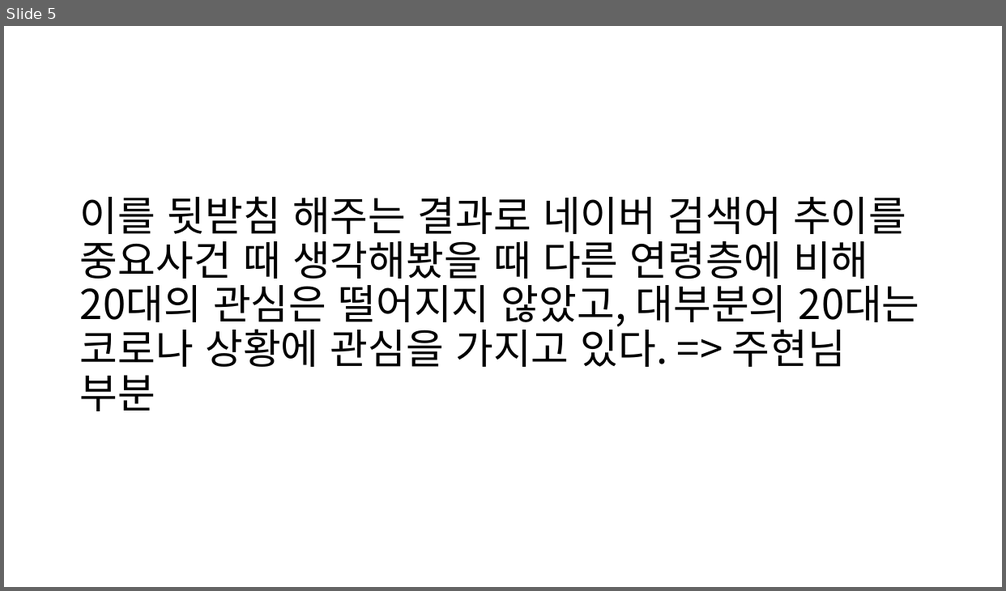
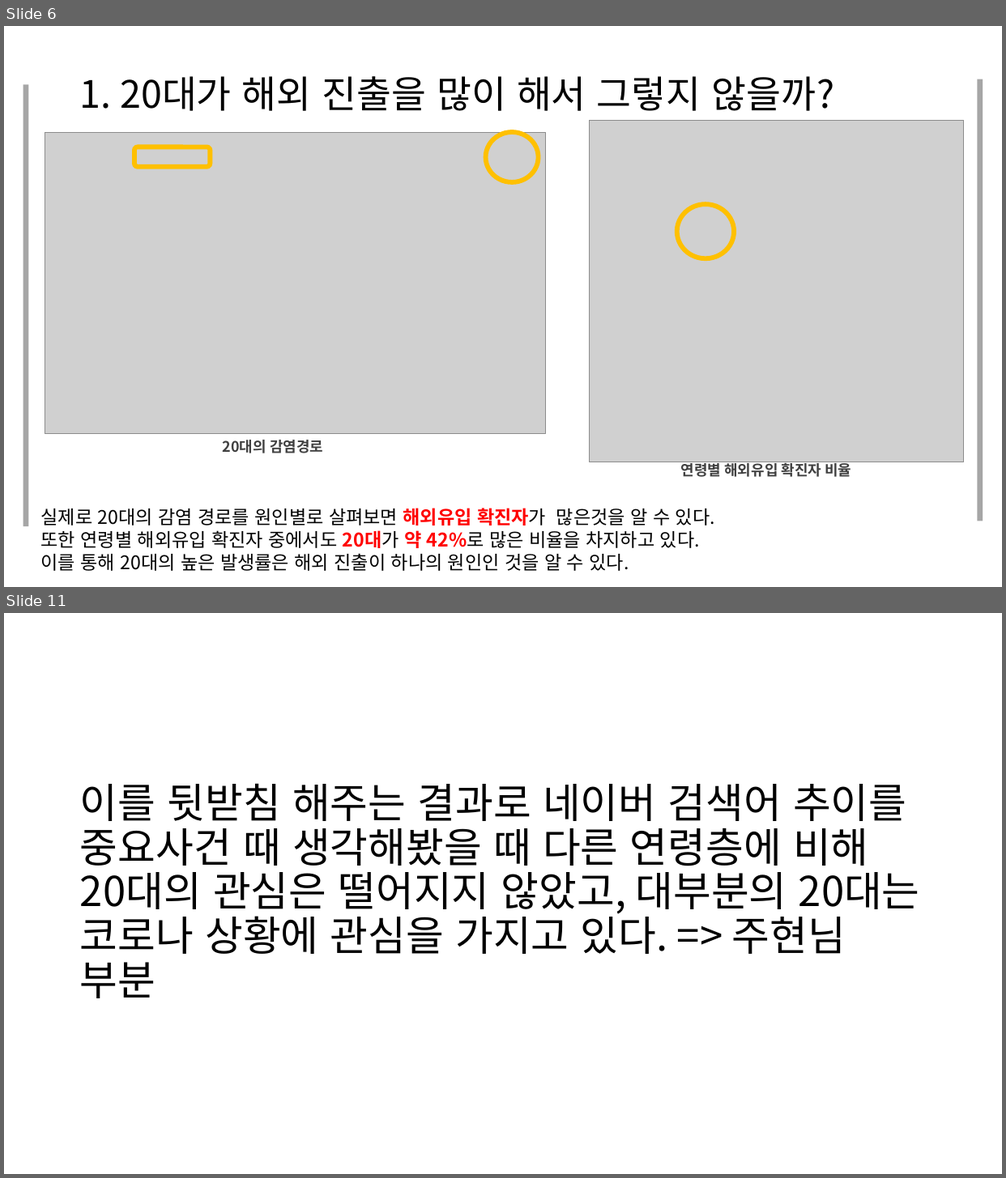
Before and after one commit to JooEHyeon/CORONA19_data_analysis, a slide deck: 최종합본.pptx. Shown one above the other, each under a label of ours: slide 5 before the commit, slides 6 and 11 after it; the slides between them are not shown. The pictures are 1006x591 and 1006x1178 pixels, drawn with LibreOffice and Linux fonts; fonts in the diff are those of the drawing; grey boxes stand for pictures. Boxes give left, top, right and bottom in pixels: in the first picture for what was removed or moved away, otherwise in the second. Text is boxed around its words. In the diff, an @@ line names an element or a change of style, - is before the commit and + after.

```diff
--- a/최종합본.pptx
+++ b/최종합본.pptx
@@ slide 6 added at [4,26,1002,587], background #FFFFFF @@
@@ rectangle added at [23,84,28,527], fill #A6A6A6 @@
@@ text added at [80,76,835,111], 36.3 pt, text #000000 @@
+1. 20대가 해외 진출을 많이 해서 그렇지 않을까?
@@ rectangle added at [978,79,982,522], fill #A6A6A6 @@
@@ picture added at [590,120,964,463] @@
@@ group added at [45,132,545,454]: 1 text, 1 picture, 1 ellipse, 1 rounded rectangle @@
+20대의 감염경로
@@ ellipse added at [677,204,734,258], outline #FFC000 4.5 pt @@
@@ text added at [681,461,851,477], 14 pt, text #404040, bold @@
+연령별 해외유입 확진자 비율
@@ text added at [41,508,715,571], 18 pt, text #000000 @@
+실제로 20대의 감염 경로를 원인별로 살펴보면 해외유입 확진자가 많은것을 알 수 있다.
+또한 연령별 해외유입 확진자 중에서도 20대가 약 42%로 많은 비율을 차지하고 있다.
+이를 통해 20대의 높은 발생률은 해외 진출이 하나의 원인인 것을 알 수 있다.
@@ what was slide 5 is now slide 11 @@
```
Also in this commit, not shown: 11 slides changed, 14 other slides added.
